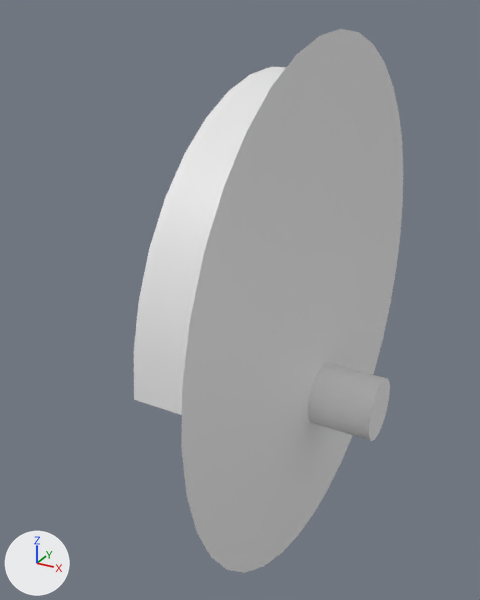
An edit to the Blender file Models/Interior/Panel/Instruments/egt/egt.blend, drawn before and after from the same camera.
The view is the same before and after, from a 50 mm lens placed at (0.0168, -0.0441, 0.0212), pointed at (-0.0061, -0.0025, 0.0005). Lighting does not change. The marker at lower left points along +X, +Y and +Z. Materials are left out; every surface is plain grey.

Objects in the first picture: 'Case', 'Glass', 'Knob'.
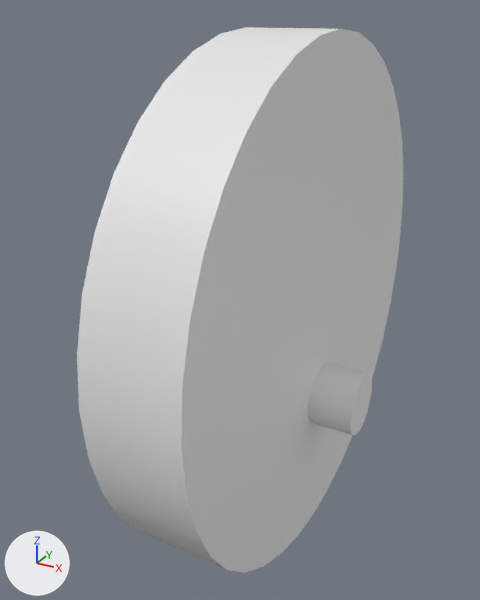
The newer file is also rescaled (x1.425) as a whole; pictures and numbers use the older file's frame.

What differs and where, as boxes [x1, y1, x2, y2] in the pictures (480 x 600 px):
'Case', reshaped (21% wider)
    before: [134, 29, 403, 573]
    after: [77, 27, 403, 573]
'Knob', mesh rescaled (22% narrower, 8% shorter)
    before: [308, 363, 390, 441]
    after: [308, 363, 372, 435]
part 1 of me_circle, built on
    before: [134, 67, 286, 415]
    after: [77, 27, 339, 570]

Diff of the bpy script that builds the scene:
```diff
--- a/Models/Interior/Panel/Instruments/egt/egt.blend.py
+++ b/Models/Interior/Panel/Instruments/egt/egt.blend.py
@@ me_circle @@
 # used by ob_case; location = (0.0, 0.0, 0.0)
-me_circle.from_pydata(...)  # 91 vertices, 56 faces; spans x -0.005..0.0, y -0.02..0.02, z -0.02..0.02
+me_circle.from_pydata(...)  # 127 vertices, 93 faces; spans x -0.007..0.0, y -0.02..0.02, z -0.02..0.02
+# me_circle part 1
+# 19 vertices in x -0.005, y -0.0175..0.0175, z 0.0..0.0175 move by (0.0015, 0.0, 0.0)
+# 36 new vertices lie (-0.007, 0.0, 0.0) away from vertices in x 0.0, y -0.02..0.02, z -0.02..0.02
+# 37 new faces join them
@@ me_cylinder @@
 me_cylinder.from_pydata(...)  # 64 vertices, 33 faces; spans x -0.0025..0.0025, y -0.0025..0.0025, z -0.0025..0.0025
 # used by ob_knob; location = (0.0025, 0.0, -0.0075)
+# me_cylinder part 2: the whole mesh is scaled about its middle by (0.702, 1, 1), then moved by (-0.00075, 0.0, 0.0)
```
